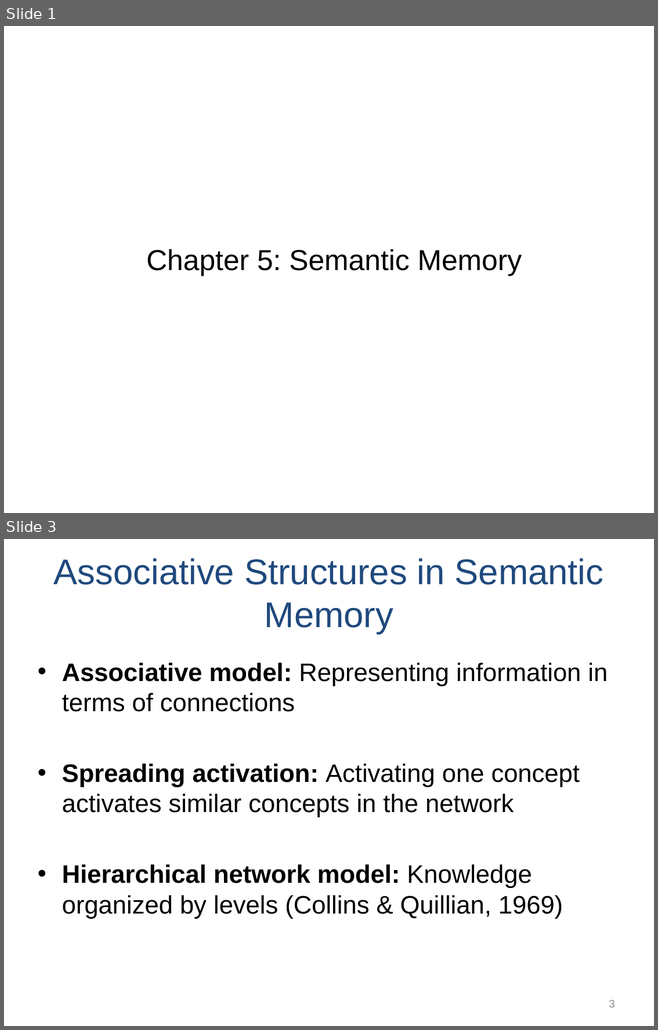
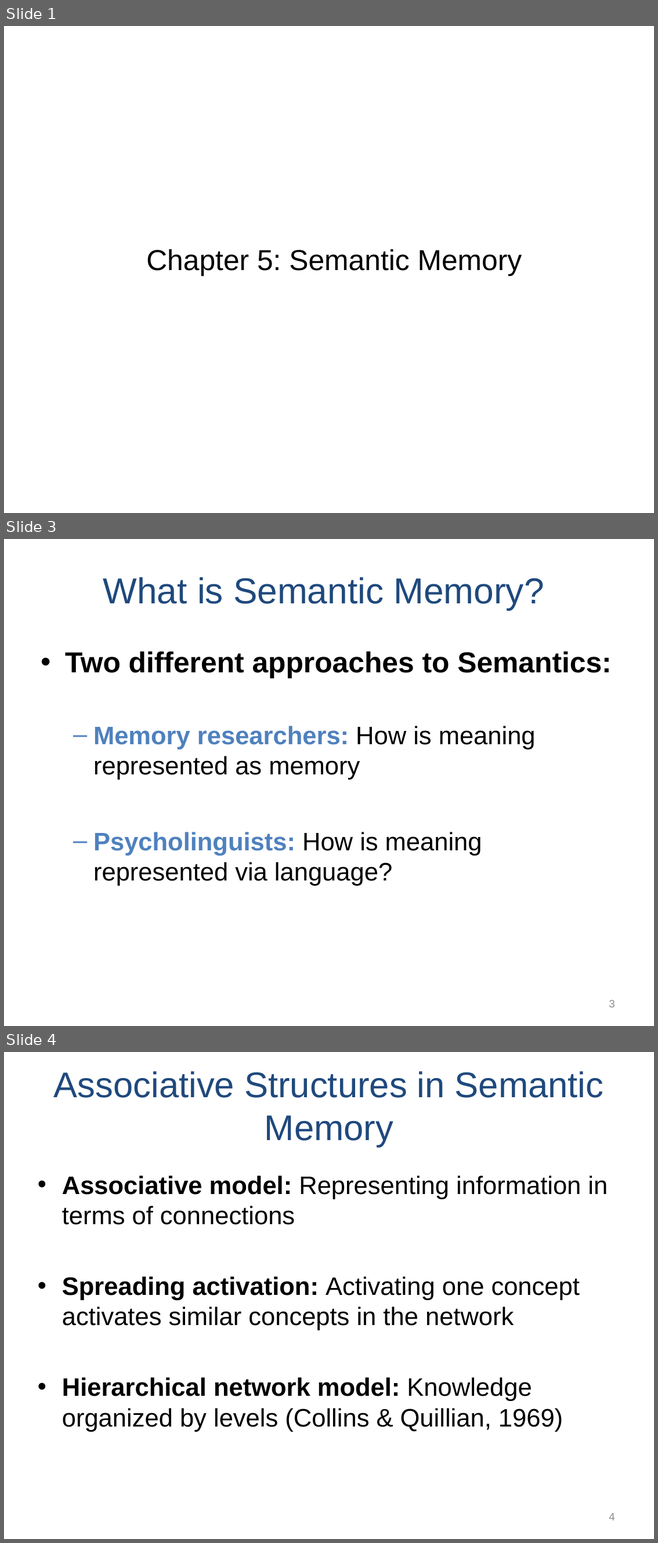
Before and after one commit to npm27/Teaching-Materials, a slide deck: Memory/Slides/Chapter 5.PPTX. Shown one above the other, each under a label of ours: slides 1 and 3 before the commit, slides 1, 3 and 4 after it; the slides between them are not shown. The pictures are 658x1030 and 658x1543 pixels, drawn with LibreOffice and Linux fonts; fonts in the diff are those of the drawing. Boxes give left, top, right and bottom in pixels: in the first picture for what was removed or moved away, otherwise in the second. Text is boxed around its words. In the diff, an @@ line names an element or a change of style, - is before the commit and + after.

```diff
--- a/Memory/Slides/Chapter 5.PPTX
+++ b/Memory/Slides/Chapter 5.PPTX
@@ slide 3 added at <box>4,539,654,1026</box>, background #FFFFFF @@
@@ title added at <box>103,577,543,610</box>, 40 pt, text #1F497D @@
+What is Semantic Memory?
@@ text added at <box>65,652,611,886</box>, 28 pt, text #000000, bold @@
+• Two different approaches to Semantics:
+  – Memory researchers: How is meaning represented as memory
+  – Psycholinguists: How is meaning represented via language?
@@ page number added at <box>608,1000,614,1008</box>, 12 pt, text #8C8C8C @@
+3
@@ what was slide 3 is now slide 4 @@
@@ page number at <box>608,1513,614,1521</box>: text changed @@
-3
+4
```
Also in this commit, not shown: 8 slides changed, 23 other slides added, 1 slide removed.
